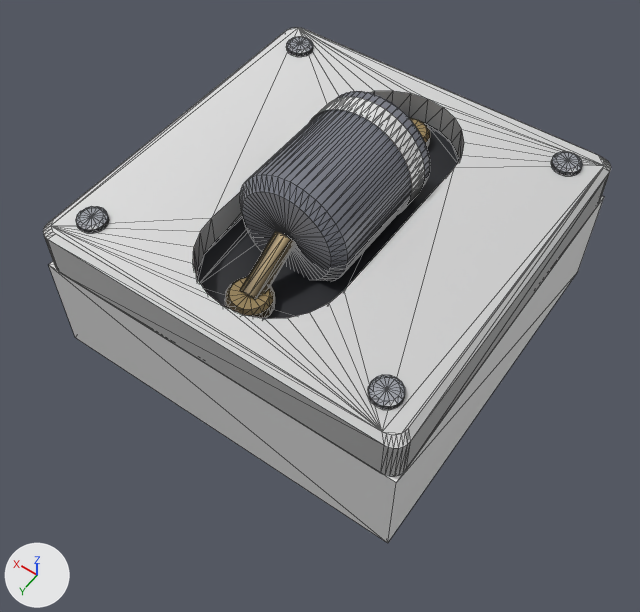
An edit to the glTF model assets/models/hardware/part_blocking_diode.glb, drawn before and after from the same camera.
One viewpoint serves both versions: a camera (50 mm lens) standing at (-0.684, 1.01, 1.55) and looking at (-0.039, 0.108, 0.133). Arrows for +X, +Y and +Z are at lower left; the lights stay in place. The picture after the commit comes second. Mesh edges are drawn as thin lines. Vertices at exactly the same position are counted once.

The first picture shows 'Gehaeuse', 'Korpus', 'Licht', 'Plattform'.
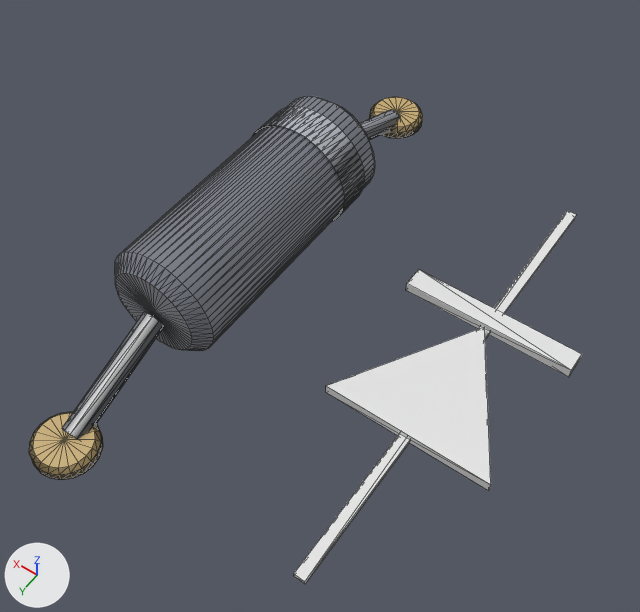
The change, as a diff of the scene's bpy script:
```diff
--- a/assets/models/hardware/part_blocking_diode.glb.py
+++ b/assets/models/hardware/part_blocking_diode.glb.py
@@ mat_basis @@
 n0 = _N.new('ShaderNodeBsdfPrincipled'); n0.name = 'Principled BSDF'
 n1 = _N.new('ShaderNodeOutputMaterial'); n1.name = 'Material Output'
+n2 = _N.new('ShaderNodeMix'); n2.name = 'Mix'
+n2.data_type = 'RGBA'
+n2.blend_type = 'MULTIPLY'
+n2.inputs[0].default_value = 1.0  # 'Factor'
+n2.inputs[7].default_value = (0.8, 0.8, 0.8, 1.0)  # 'B', white #e7e7e7
+n3 = _N.new('ShaderNodeVertexColor'); n3.name = 'Color Attribute'
 _L.new(n0.outputs[0], n1.inputs[0])  # 'BSDF' to 'Surface'
+_L.new(n2.outputs[2], n0.inputs[0])  # 'Result' to 'Base Color'
+_L.new(n3.outputs[0], n2.inputs[6])  # 'Color' to 'A'
@@ mat_basis_001 @@
 n0 = _N.new('ShaderNodeBsdfPrincipled'); n0.name = 'Principled BSDF'
 n1 = _N.new('ShaderNodeOutputMaterial'); n1.name = 'Material Output'
-n2 = _N.new('ShaderNodeMix'); n2.name = 'Mix'
-n2.data_type = 'RGBA'
-n2.blend_type = 'MULTIPLY'
-n2.inputs[0].default_value = 1.0  # 'Factor'
-n2.inputs[7].default_value = (0.8, 0.8, 0.8, 1.0)  # 'B', white #e7e7e7
-n3 = _N.new('ShaderNodeVertexColor'); n3.name = 'Color Attribute'
 _L.new(n0.outputs[0], n1.inputs[0])  # 'BSDF' to 'Surface'
-_L.new(n2.outputs[2], n0.inputs[0])  # 'Result' to 'Base Color'
-_L.new(n3.outputs[0], n2.inputs[6])  # 'Color' to 'A'
@@ me_boden @@
 # used by ob_korpus; location = (0.0, 0.0, 0.0)
-me_boden.from_pydata(...)  # 612 vertices, 1184 faces; spans x -0.355..0.355, y -0.355..0.355, z 0.238..0.482
-me_boden.materials.append(mat_basis_001)
+me_boden.from_pydata(...)  # 500 vertices, 868 faces; spans x 0.086..0.354, y -0.67..0.67, z -0.002..0.274
+# me_boden part 1: 612 vertices removed from x -0.355..0.355, y -0.355..0.355, z 0.238..0.482; 500 vertices added at x 0.086..0.354, y -0.67..0.67, z -0.002..0.274
+me_boden.materials.append(mat_basis)
@@ me_licht @@
 # used by ob_licht; location = (0.0, 0.0, 0.0)
-me_licht.from_pydata(...)  # 112 vertices, 112 faces; spans x -0.125..0.125, y -0.115..-0.07, z 0.235..0.485
-me_licht.materials.append(mat_basis)  # white #e7e7e7
+me_licht.from_pydata(...)  # 22 vertices, 32 faces; spans x -0.51..-0.11, y -0.55..0.55, z 0.0..0.025
+# me_licht part 2: the whole mesh is rebuilt
+# me_licht part 3
+# 8 vertices are added at x -0.322..-0.298, y -0.55..0.55, z 0.0..0.012
+# 12 new faces join them
+me_licht.materials.append(mat_basis_001)  # white #e7e7e7
@@ ob_gehaeuse @@
-ob_gehaeuse = bpy.data.objects.new('Gehaeuse', me_gehaeuse)
-ob_gehaeuse.location = (0.0, 0.0, 0.0)
@@ ob_plattform @@
-ob_plattform = bpy.data.objects.new('Plattform', me_plattform)
-ob_plattform.location = (0.0, 0.0, 0.0)
```

Location of each change, (x1, y1, x2, y2) in pixels of the pictures (640 x 612 px):
'Plattform', deleted
    before: (43, 28, 611, 476)
'Korpus', recoloured, reshaped (22% narrower)
    before: (76, 37, 583, 409)
    after: (29, 96, 423, 480)
'Gehaeuse', deleted
    before: (49, 196, 604, 543)
'Licht', recoloured, reshaped (149% wider, 217% taller)
    before: (309, 97, 424, 214)
    after: (294, 211, 582, 584)
part 2 of me_licht, cut back
    before: (309, 97, 424, 214)
    after: (326, 269, 582, 491)
part 3 of me_licht, added
    after: (294, 211, 576, 584)
